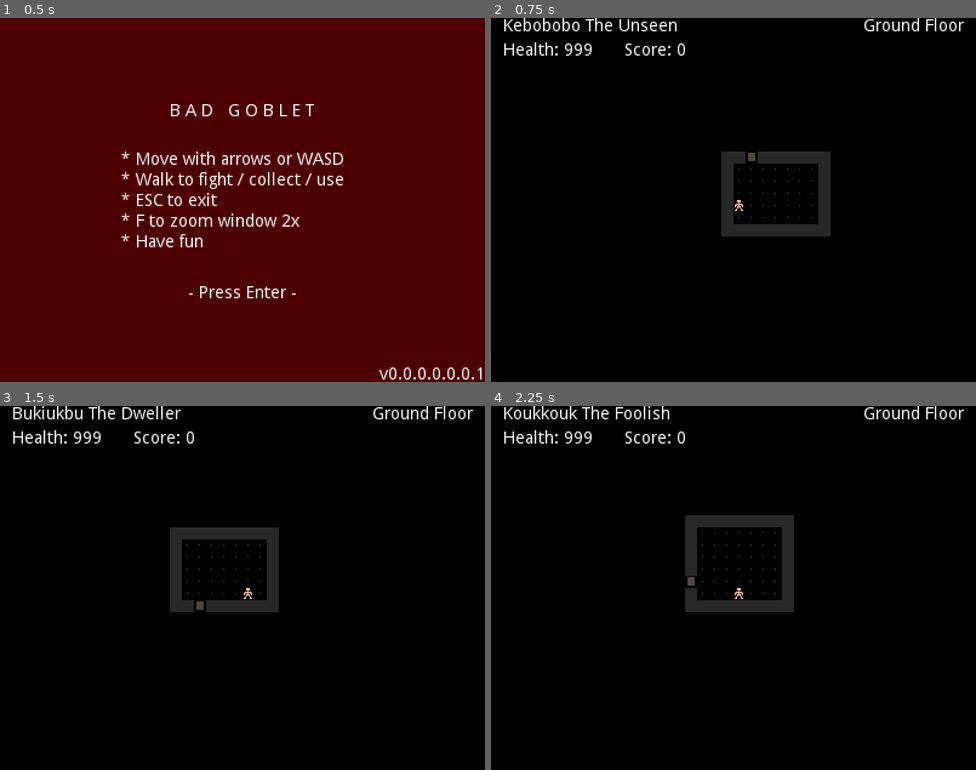
Above: before the commit, frames 1-4 (two rows, left to right).
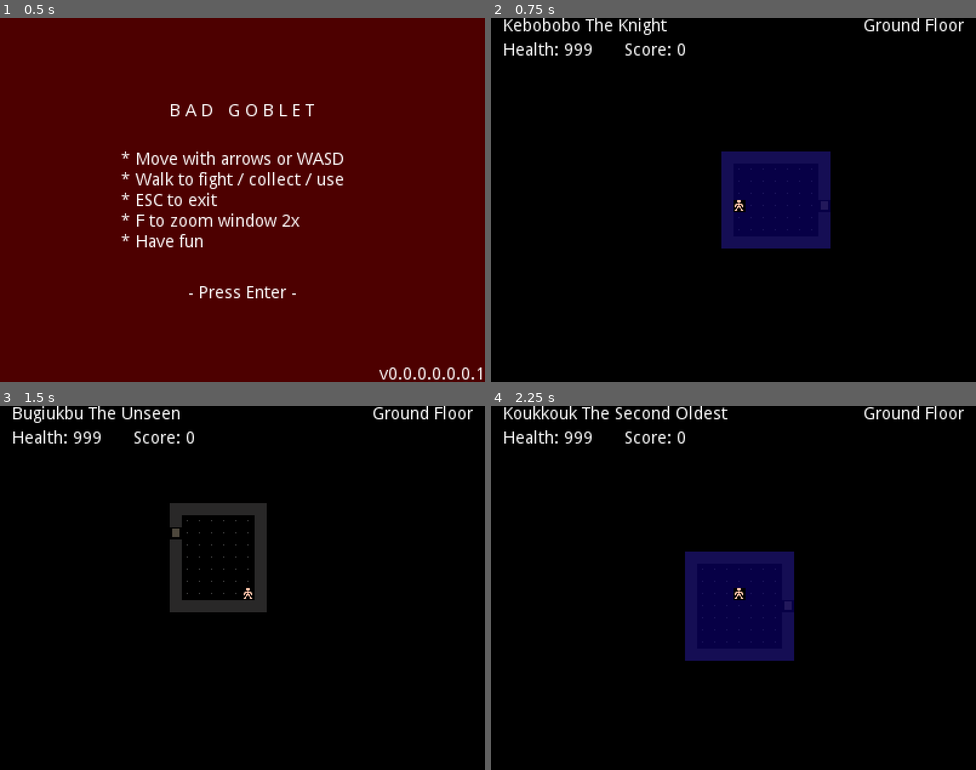
Above: after the commit, the same moments.

Repository: Boyquotes/godot-rl
Game: Godot game, scene res://Game.tscn
Same seed, same stepped clock (60 frames per second), same inputs: the game is played once before the commit and once after it.
Inputs:
- Up to frame 1 (0.5 s): no input
- Up to frame 2 (0.75 s): tap Enter (Start) at 0.5, 0.6 s; hold Right (Right) from 0.53 s (still down)
- Up to frame 3 (1.5 s): tap Enter (Start) at 1.25 s; release Right (Right) at 1.28 s; hold Down (Down) from 1.28 s (still down); tap F (Zoom) at 1.35 s
- Up to frame 4 (2.25 s): tap Enter (Start) at 2, 2.1 s; release Down (Down) at 2.03 s; hold Right (Right) from 2.03 s (still down)

Frame 1 is identical in both runs. In frame 2, 6.2% of the frame differs, in the area x 26-70%, y 0-64%; in frame 3, 2.8%; in frame 4, 8.1%, in the area x 25-63%, y 0-70%.

Commit message:
map exploration wip

Diff:
--- a/Game.gd
+++ b/Game.gd
@@ -5,19 +5,19 @@
 const TILE_SIZE = 10
 
 const LEVEL_SIZES = [
+	Vector2(30, 20),
+	Vector2(35, 25),
 	Vector2(40, 30),
-	Vector2(50, 40),
-	Vector2(60, 50),
-	Vector2(70, 60),
-	Vector2(80, 70)
+	Vector2(45, 35),
+	Vector2(50, 40)
 ]
 
-const LEVEL_ROOM_COUNT = [5, 7, 9, 12, 15]
+const LEVEL_ROOM_COUNT = [4, 5, 7, 9, 11]
 const MIN_ROOM_DIMENSION = 5
 const MAX_ROOM_DIMENSION = 9
 
-var name_parts = "..bobabukekokixaxoxurirero"
-var name_titles = ["The Warrior", "The Knight", "The Brave", …(137 unchanged characters)… "The Dweller", "The Lurker", "The Small"]
+var name_parts = "..bobabukekogixaxoxurirero"
+var name_titles = ["The Warrior", "The Knight", "The Brave", …(137 unchanged characters)… "The Dweller", "The Lurker", "The Small", "The Unforgiven", "The Crestfallen", "The Hungry", "The Second Oldest", "The Younger", "The Original"]
 
 # enum to get tiles by index ---------------------------------------------------
 enum Tile {Player, Stone, Floor, Ladder, Wall, Door}
@@ -137,6 +137,7 @@
 		# if door, turn it into floor to "open"
 		Tile.Door:
 			set_tile(x, y, Tile.Floor)
+			yield(get_tree(), "idle_frame")
 			# play door open sound
 			play_sfx(sound_door, 0.9, 1)
 			# anim
@@ -149,6 +150,7 @@
 		# if ladder, increase level count, add score, etc.
 		Tile.Ladder:
 			# play ladder sound
+
 			play_sfx(sound_ladder, 0.9, 1)
 			level_num += 1
 			score += 20
@@ -201,7 +203,6 @@
 	var player_x = start_room.position.x + 1 + randi() % int(start_room.size.x - 2)
 	var player_y = start_room.position.y + 1 + randi() % int(start_room.size.y - 2)
 	player_tile = Vector2(player_x, player_y)
-
 	call_deferred("update_visuals")
 
 	# place end ladder
@@ -217,43 +218,41 @@
 	else:
 		$CanvasLayer/Level.text = "Ground Floor"
 
+# visibility -------------------------------------------------------------------
+
+# additional tile map
+# states: visible, explored, unexplored
+
+# visible is eiter a radius around the player, or a raycast solution
+# explored is everything that was ever visible at any point
+# unexplored is the default state, was never visible
+
+# TODO: test with radius around player
+
 func update_visuals():
-	# timer fix
-	yield(get_tree(), "idle_frame")
-
 	# convert tile coords into pixel coords
 	player.position = player_tile * TILE_SIZE
-
-	# visibility -------------------------------------------------------------------
-
-	# additional tile map
-	# states: visible, explored, unexplored
-
-	# visible is eiter a radius around the player, or a raycast solution
-	# explored is everything that was ever visible at any point
-	# unexplored is the default state, was never visible
-
-	# test with radius around player
-
-	# timer fix
-
+	yield(get_tree(), "idle_frame")
 	var player_center = tile_to_pixel_center(player_tile.x, player_tile.y)
 	var space_state = get_world_2d().direct_space_state
 	for x in range(level_size.x):
 		for y in range(level_size.y):
-			if visibility_map.get_cell(x, y) ==0:
-				var x_dir = 1 if x < player_tile.x else -1
-				var y_dir = 1 if y < player_tile.y else -1
-				var test_point = tile_to_pixel_center(x, y) + Vector2(x_dir, y_dir) * TILE_SIZE / 2
-
-				var occlusion = space_state.intersect_ray(player_center, test_point)
-				if !occlusion || (occlusion.position - test_point).length() < 1:
+			# raycast to check what we're currently seeing
+
+			var x_dir = 1 if x < player_tile.x else -1
+			var y_dir = 1 if y < player_tile.y else -1
+			var test_point = tile_to_pixel_center(x, y) + Vector2(x_dir, y_dir) * TILE_SIZE / 2
+
+			var occlusion = space_state.intersect_ray(player_center, test_point)
+			if !occlusion || (occlusion.position - test_point).length() < 1:
+				# mark as explored if previous unexplored
+				if visibility_map.get_cell(x, y) != VisTile.Explored:
+					visibility_map.set_cell(x, y, VisTile.Explored)
+				else:
 					visibility_map.set_cell(x, y, -1)
 
 func tile_to_pixel_center(x, y):
 	return Vector2((x + 0.5) * TILE_SIZE, (y + 0.5) * TILE_SIZE)
-
-
 
 
 # function to connect existing rooms -------------------------------------------
@@ -317,17 +316,19 @@
 	var end_room_id = get_nearest_unconnected_point(room_graph, start_room_id)
 
 	# pick door locations
+
 	var start_position = pick_random_door_location(rooms[start_room_id])
 	var end_position = pick_random_door_location(rooms[end_room_id])
 
 	# find a path to connect the doors to each other
+
 	var closest_start_point = stone_graph.get_closest_point(start_position)
 	var closest_end_point = stone_graph.get_closest_point(end_position)
 
 	var path = stone_graph.get_point_path(closest_start_point, closest_end_point)
 	assert(path)
 
-	# add path to the map
+	# add path to map
 
 	set_tile(start_position.x, start_position.y, Tile.Door)
 	set_tile(end_position.x, end_position.y, Tile.Door)
@@ -384,19 +385,17 @@
 func pick_random_door_location(room):
 	var options = []
 
-	# door can be put on any wall
-
 	# top and bottom walls
+
 	for x in range(room.position.x + 1, room.end.x - 2):
 		options.append(Vector3(x, room.position.y, 0))
 		options.append(Vector3(x, room.end.y - 1, 0))
 
 	# left and right walls
+
 	for y in range(room.position.y + 1, room.end.y - 2):
 		options.append(Vector3(room.position.x, y, 0))
 		options.append(Vector3(room.end.x - 1, y, 0))
-
-	# TODO: make sure two doors can't spawn adjacent
 
 	return options[randi() % options.size()]
 
@@ -454,7 +453,6 @@
 			var leftover_right = region.end.x - region_to_remove.end.x - 1
 			var leftover_above = region_to_remove.position.y - region.position.y - 1
 			var leftover_below = region.end.y - region_to_remove.end.y - 1
-
 
 			if leftover_left >= MIN_ROOM_DIMENSION:
 				addition_queue.append(Rect2(region.position, Vector2(leftover_left, region.size.y)))
@@ -500,5 +498,6 @@
 	mysound.play()
 
 # Called every frame. 'delta' is the elapsed time since the previous frame.
-func _process(delta):
-	$CanvasLayer/Debug.text = str(game_state) + " * " + str(rooms.size()) + " rooms"
+# func _process(delta):
+	# $CanvasLayer/Debug.text = str(game_state) + " * " + str(rooms.size()) + " rooms"
+#	pass
--- a/Game.tscn
+++ b/Game.tscn
@@ -7,16 +7,16 @@
 [ext_resource path="res://sound/door1.wav" type="AudioStream" id=5]
 [ext_resource path="res://sound/ladder1.wav" type="AudioStream" id=6]
 
+[sub_resource type="ConvexPolygonShape2D" id=1]
+points = PoolVector2Array( 10, 10, 0, 10, 0, 0, 10, 0 )
+
+[sub_resource type="ConvexPolygonShape2D" id=2]
+points = PoolVector2Array( 10, 10, 0, 10, 0, 0, 10, 0 )
+
 [sub_resource type="ConvexPolygonShape2D" id=3]
 points = PoolVector2Array( 10, 10, 0, 10, 0, 0, 10, 0 )
 
-[sub_resource type="ConvexPolygonShape2D" id=4]
-points = PoolVector2Array( 10, 10, 0, 10, 0, 0, 10, 0 )
-
-[sub_resource type="ConvexPolygonShape2D" id=5]
-points = PoolVector2Array( 10, 10, 0, 10, 0, 0, 10, 0 )
-
-[sub_resource type="TileSet" id=1]
+[sub_resource type="TileSet" id=4]
 0/name = "player"
 0/texture = ExtResource( 1 )
 0/tex_offset = Vector2( 0, 0 )
@@ -168,8 +168,7 @@
 "values": [ Rect2( 40, 50, 10, 10 ), Rect2( 50, 50, 10, 10 ), Rect2( 0, 50, 10, 10 ) ]
 }
 
-[sub_resource type="Animation" id=6]
-resource_name = "PlayerWalk"
+[sub_resource type="Animation" id=7]
 length = 0.2
 step = 0.02
 tracks/0/type = "value"
@@ -229,8 +228,8 @@
 stream = ExtResource( 6 )
 
 [node name="PlayerAnims" type="AnimationPlayer" parent="Player"]
-anims/OpenDoor = SubResource( 7 )
-anims/PlayerWalk = SubResource( 6 )
+anims/OpenDoor = SubResource( 6 )
+anims/PlayerWalk = SubResource( 7 )
 
 [node name="CanvasLayer" type="CanvasLayer" parent="."]
 
Not shown: 6 places in Game.tscn that only renumber resources
Binary file changed: dark.png
